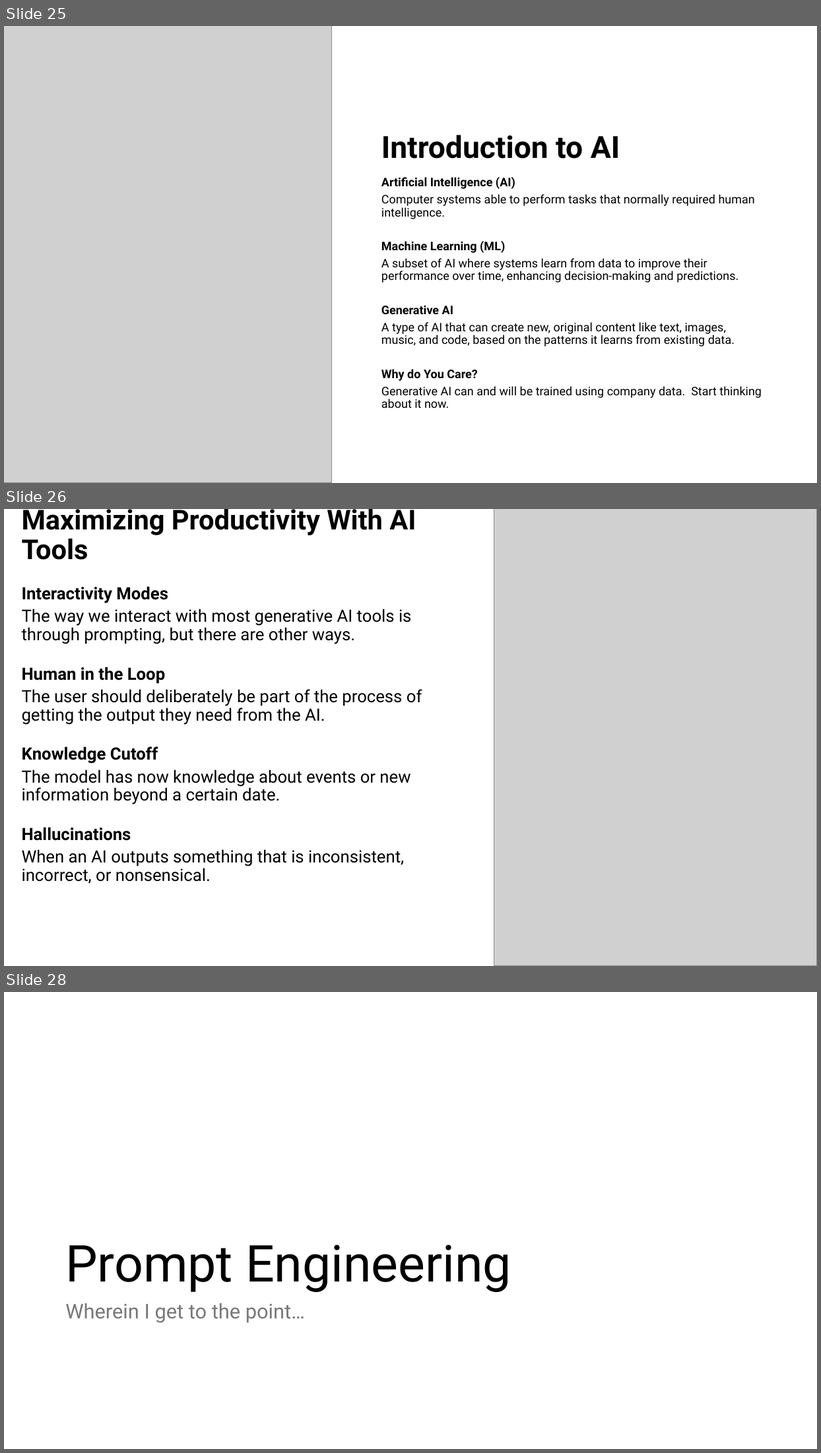
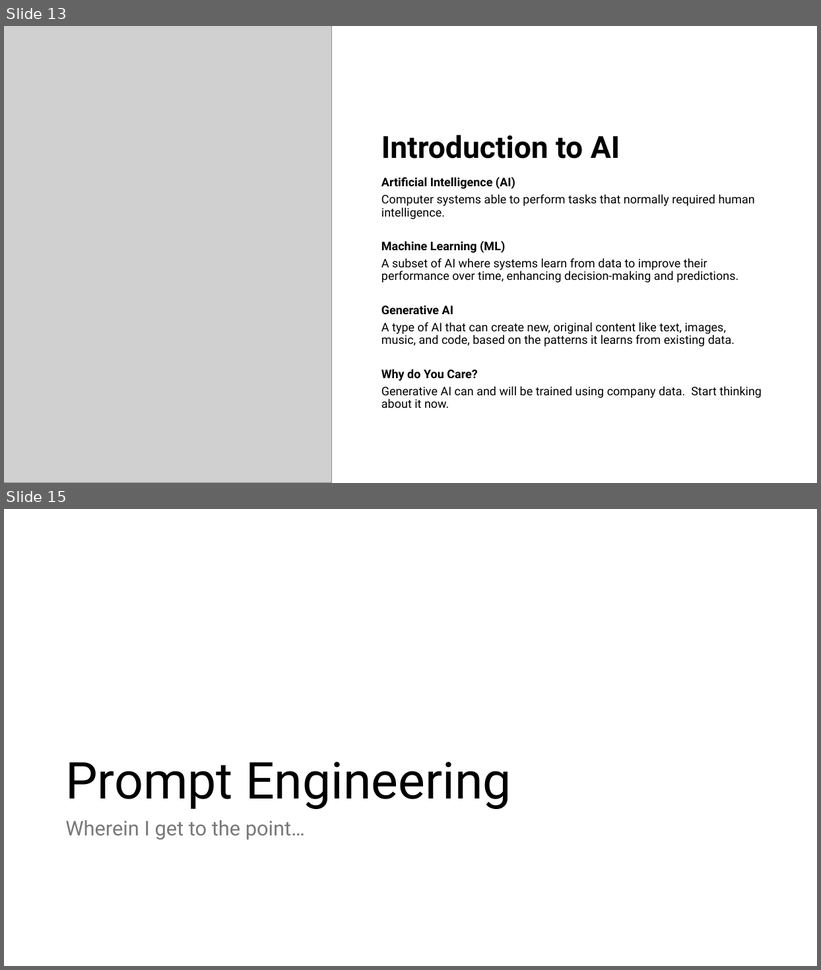
Before and after one commit to ericburcham/prompt-engineering, a slide deck: presentation/presentation.pptx. Shown one above the other, each under a label of ours: slides 25, 26 and 28 before the commit, slides 13 and 15 after it; the slides between them are not shown. The pictures are 821x1453 and 821x970 pixels, drawn with LibreOffice and Linux fonts; fonts in the diff are those of the drawing; grey boxes stand for pictures. Boxes give left, top, right and bottom in pixels: in the first picture for what was removed or moved away, otherwise in the second. Text is boxed around its words. In the diff, an @@ line names an element or a change of style, - is before the commit and + after.

```diff
--- a/presentation/presentation.pptx
+++ b/presentation/presentation.pptx
@@ slide 26 removed at (x1=4, y1=509, x2=817, y2=966), background #FFFFFF @@
@@ title removed at (x1=22, y1=509, x2=416, y2=560) @@
-Maximizing Productivity With AI Tools
@@ picture removed at (x1=494, y1=509, x2=817, y2=966) @@
@@ text removed at (x1=22, y1=586, x2=422, y2=884) @@
-Interactivity Modes
-  The way we interact with most generative AI tools is through prompting, but there are other ways.
-Human in the Loop
-  The user should deliberately be part of the process of getting the output they need from the AI.
-Knowledge Cutoff
-  The model has now knowledge about events or new information beyond a certain date.
-Hallucinations
-  When an AI outputs something that is inconsistent, incorrect, or nonsensical.
@@ what was slide 25 is now slide 13 @@
@@ what was slide 28 is now slide 15 @@
```
Also in this commit, not shown: 5 slides changed, 1 slide added, 16 other slides removed, 1 other file.
